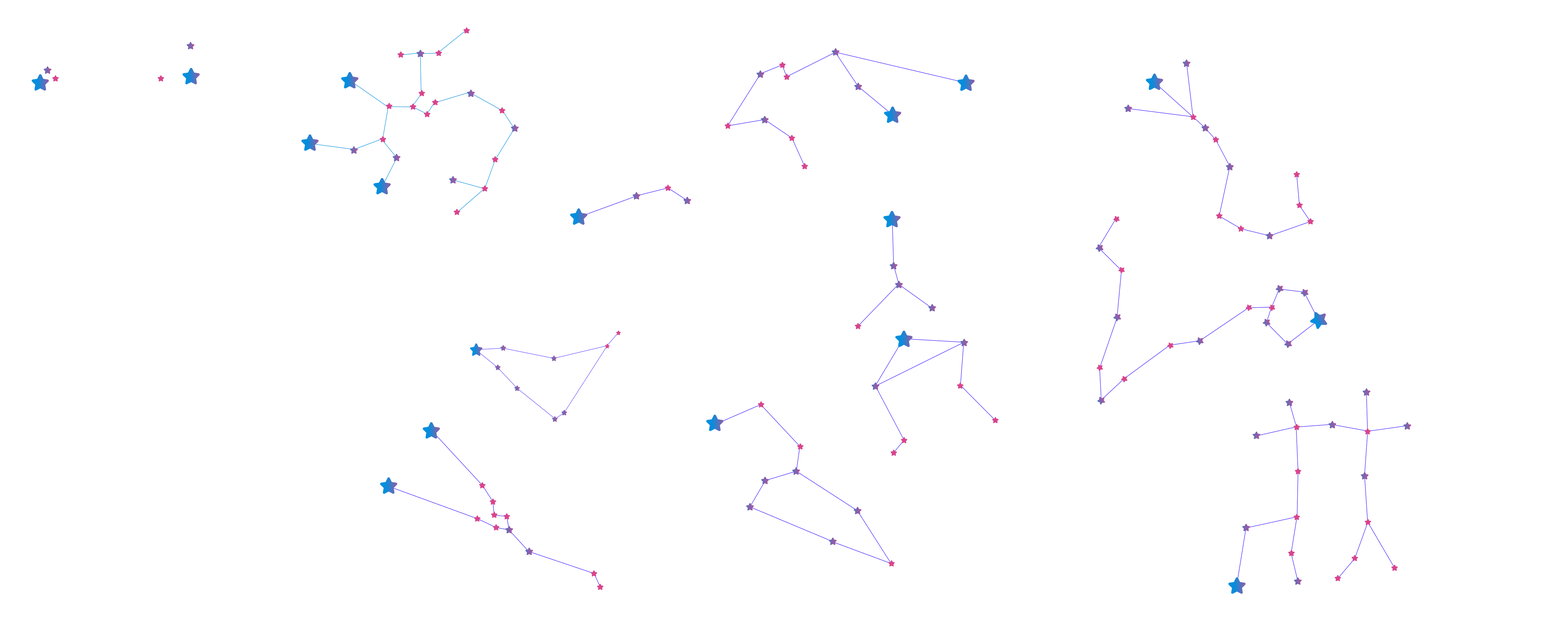
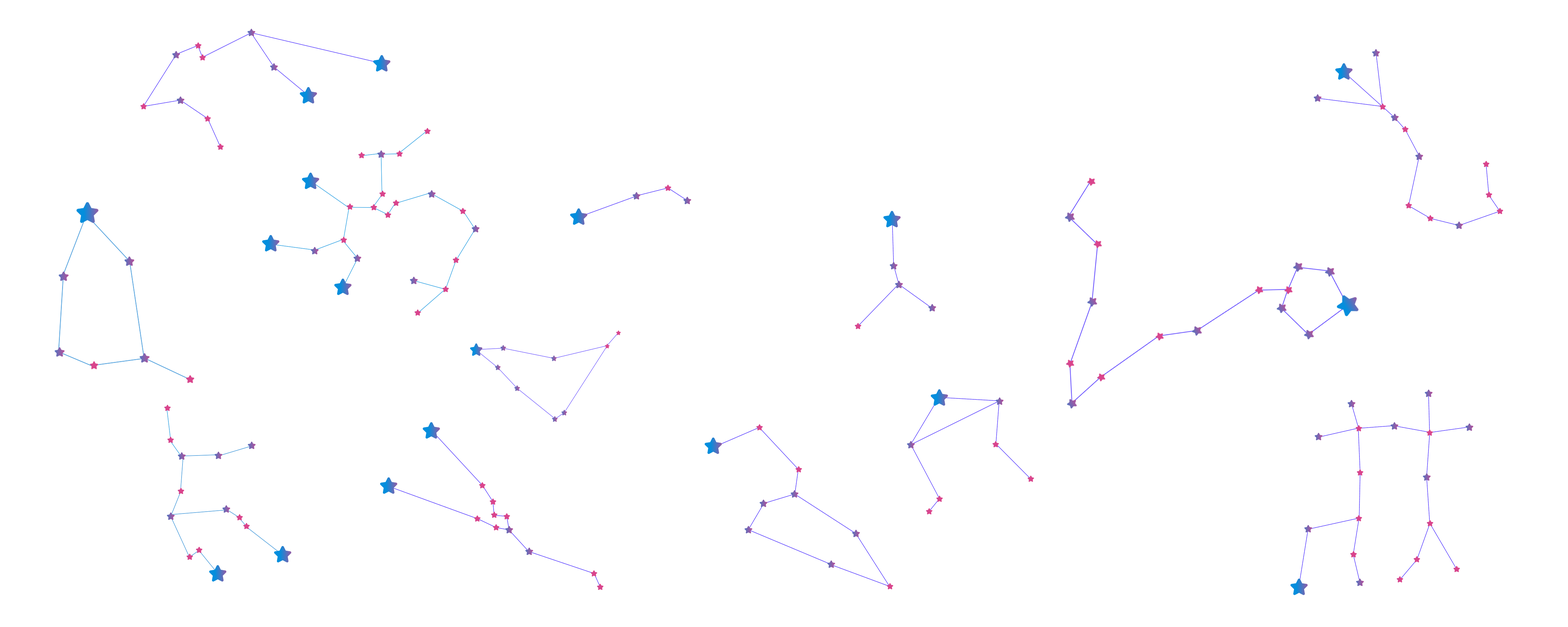
Layer changes from the first (1568, 627) image to the second:
painted on "Paint Layer 4" over [262, 60, 442, 241]
painted on "Paint Layer 5" over [31, 80, 224, 150]
painted on "Paint Layer 6" over [421, 120, 519, 311]
added group "Virgo" with 18 layers above "Sagittarius" over [31, 60, 224, 384]
added group "BigStars" (1st of 4, in "Virgo") with 2 layers in group "Virgo" over [31, 66, 59, 91]
added layer "Copy of icons8-stars-96.png" (1st of 34, in "Virgo" › "BigStars") in group "BigStars" over [31, 66, 59, 91]
added layer "icons8-stars-96.png" (48th of 119, in "Virgo" › "BigStars") in group "BigStars" over [31, 66, 59, 91]
added group "SmallStars" (1st of 4, in "Virgo") with 7 layers in group "Virgo" over [40, 66, 59, 91]
added layer "Copy of icons8-stars-96.png" (6th of 34, in "Virgo" › "SmallStars") in group "SmallStars" over [40, 66, 59, 91]
added layer "Copy of icons8-stars-96.png" (7th of 34, in "Virgo" › "SmallStars") in group "SmallStars" over [40, 66, 59, 91]
added layer "Paint Layer 13" in group "Virgo" over [120, 250, 195, 384]
painted on "Paint Layer 12" over [80, 140, 322, 342]
painted on "Paint Layer 10" over [80, 140, 302, 322]
painted on "Paint Layer 9" over [100, 180, 342, 302]
painted on "Paint Layer 8" over [724, 47, 944, 170]
added group "Ophiuchus" with 11 layers above "BaseStars" over [31, 60, 201, 322]
added group "BigStars" (4th of 4, in "Ophiuchus") with 1 layers in group "Ophiuchus" over [31, 66, 59, 91]
added layer "icons8-stars-96.png" (114th of 119, in "Ophiuchus" › "BigStars") in group "BigStars" over [31, 66, 59, 91]
added layer "Paint Layer 14" in group "Ophiuchus" over [60, 201, 140, 322]
hid group "BaseStars" (4 layers) over [31, 66, 59, 91]
hid "icons8-stars-96.png" (116th of 119, in "BaseStars") over [31, 66, 59, 91]
hid "icons8-stars-96.png" (117th of 119, in "BaseStars") over [31, 66, 59, 91]
…and 16 more changes (15 added, 1 visibility)